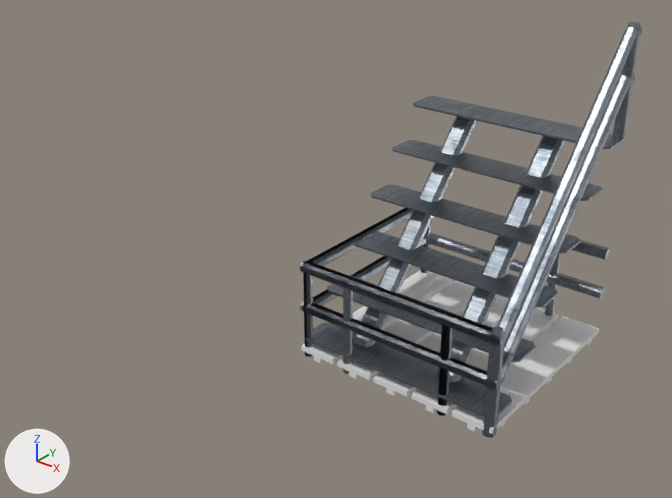
The Blender file BlenderAssets/BuildingParts.blend as it was, and as the next commit left it.
The view is the same before and after, from a camera (50 mm lens) standing at (2.82, -5.51, 4.62) and looking at (-2.23, 0.79, 0.72). Lighting does not change. The marker at lower left points along +X, +Y and +Z.

Script lines for the objects in view, before the commit:
```python
ob_sm_bcatfloor_01 = bpy.data.objects.new('SM_BCatFloor_01', me_cube_002)
ob_sm_bcatfloor_01.location = (0.0, 0.0, 0.0)
ob_sm_bpipe45curve_01 = bpy.data.objects.new('SM_BPipe45Curve_01', me_arc_001)
ob_sm_bpipe45curve_01.location = (0.0, 0.0, 0.0)
ob_sm_bpipecross1_01 = bpy.data.objects.new('SM_BPipeCross1_01', me_cylinder_005)
ob_sm_bpipecross1_01.location = (0.0, 0.0, 0.0)
ob_sm_bpipestraight1_01 = bpy.data.objects.new('SM_BPipeStraight1_01', me_cylinder)
ob_sm_bpipestraight1_01.location = (0.0, 0.0, 0.0)
ob_sm_bsolceil_01 = bpy.data.objects.new('SM_BSolCeil_01', me_cube_011)
ob_sm_bsolceil_01.location = (0.0, 0.0, 0.0)
ob_sm_bsolfloor_01 = bpy.data.objects.new('SM_BSolFloor_01', me_cube_001)
ob_sm_bsolfloor_01.location = (0.0, 0.0, 0.0)
ob_sm_bsolwall0_01 = bpy.data.objects.new('SM_BSolWall0_01', me_cube_004)
ob_sm_bsolwall0_01.location = (0.0, 0.0, 0.0)
ob_sm_bsolwall180_01 = bpy.data.objects.new('SM_BSolWall180_01', me_cube_009)
ob_sm_bsolwall180_01.location = (0.0, 0.0, 0.0)
ob_sm_bsolwall90_01 = bpy.data.objects.new('SM_BSolWall90_01', me_cube_006)
ob_sm_bsolwall90_01.location = (0.0, 0.0, 0.0)
# also in view: 'SM_BCatRail180_01' at (-1.0, 1.0, 0.48); 'SM_BCatRail0_01' at (-1.0, 0.05, 0.48); 'SM_BCatRailPillar' at (-0.05, 0.05, 0.47); 'SM_BCatStairs' at (-1.0, 1.0, 1.02); 'SM_BCatStairsRail' at (-0.05, 1.0, 1.49)
```
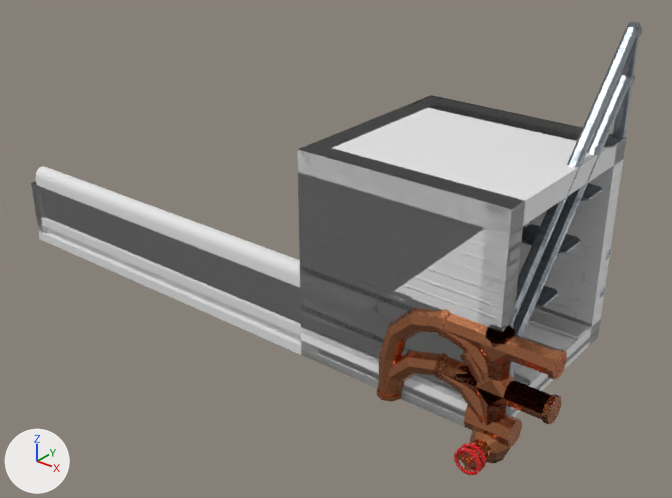
Pixel boxes [x1, y1, x2, y2] of what changed, in the pictures (672 x 498 px):
'SM_BSolCeil_01', shown
    after: [297, 95, 627, 235]
'SM_BSolWall180_01', shown
    after: [302, 95, 626, 416]
'SM_BSolWall0_01', shown
    after: [298, 143, 525, 338]
'FDoorShutterBottom', shown
    after: [31, 166, 464, 417]
'FDoorShutterMid', shown
    after: [31, 183, 466, 402]
'FWoodPallet', shown
    after: [301, 307, 592, 427]
'SM_BPipeCross1_01', shown
    after: [434, 325, 562, 424]
'SM_BSolWall90_01', shown
    after: [299, 95, 523, 353]
'SM_BPipeT1_01', shown
    after: [436, 309, 567, 423]
'SM_BPipeU1_01', shown
    after: [377, 308, 505, 424]
'SM_BPipeU05_01', shown
    after: [378, 350, 484, 423]
'SM_BSolWall1_01', shown
    after: [478, 194, 525, 329]
'SM_BSolFloor_01', shown
    after: [318, 308, 600, 418]
'SM_BPipeT025', shown
    after: [464, 414, 522, 447]
'SM_BPipeValve1_01', shown (brown)
    after: [459, 430, 511, 471]
'SM_BPipeValve3', shown (red)
    after: [454, 439, 490, 475]
'SM_BPipe45Curve_01', shown
    after: [460, 351, 487, 426]
'SM_BPipeStraight1_01', shown
    after: [486, 332, 516, 425]
'SM_BPipeT05_01', shown
    after: [434, 354, 560, 425]
'SM_BPipeValve2_01', shown
    after: [473, 430, 503, 463]
'SMBPipeCornerSmall', shown
    after: [465, 405, 475, 419]
'FDoorShutterRail1', shown
    after: [506, 361, 516, 415]
'SM_BCatStairs', unchanged, covered by the edit
    before: [305, 96, 624, 418]
    after: [414, 97, 624, 408]
'SM_BCatFloor_01', unchanged, covered by the edit
    before: [301, 270, 599, 434]
    after: [323, 329, 599, 418]
'SM_BCatRail180_01', unchanged, covered by the edit
    before: [302, 208, 610, 416]
    after: [304, 248, 610, 353]
'SM_BCatRail0_01', unchanged, covered by the edit
    before: [300, 260, 505, 386]
    after: [300, 268, 412, 352]

The edits, one by one:
Object 'SM_BSolFloor_01' (ob_sm_bsolfloor_01) is now shown.
Object 'SM_BSolWall0_01' (ob_sm_bsolwall0_01) is now shown.
Object 'SM_BSolWall90_01' (ob_sm_bsolwall90_01) is now shown.
Object 'SM_BSolWall180_01' (ob_sm_bsolwall180_01) is now shown.
Object 'SM_BSolCeil_01' (ob_sm_bsolceil_01) is now shown.
Object 'SM_BPipeStraight1_01' (ob_sm_bpipestraight1_01) is now shown.
Object 'SM_BPipe45Curve_01' (ob_sm_bpipe45curve_01) is now shown.
Object 'SM_BPipeCross1_01' (ob_sm_bpipecross1_01) is now shown.
Object 'SM_BPipeT1_01' (ob_sm_bpipet1_01) is now shown.
Object 'SM_BPipeT05_01' (ob_sm_bpipet05_01) is now shown.
Object 'SM_BPipeU05_01' (ob_sm_bpipeu05_01) is now shown.
Object 'SM_BPipeU1_01' (ob_sm_bpipeu1_01) is now shown.
Object 'SMBPipeCornerSmall' (ob_smbpipecornersmall) is now shown.
Object 'SM_BPipeValve1_01' (ob_sm_bpipevalve1_01) is now shown.
Object 'SM_BPipeValve3' (ob_sm_bpipevalve3) is now shown.
Object 'SM_BPipeValve2_01' (ob_sm_bpipevalve2_01) is now shown.
Object 'SM_BSolWall1_01' (ob_sm_bsolwall1_01) is now shown.
Object 'FWoodPallet' (ob_fwoodpallet) is now shown.
Object 'FDoorShutterMid' (ob_fdoorshuttermid) is now shown.
Object 'FDoorShutterBottom' (ob_fdoorshutterbottom) is now shown.
Object 'FDoorShutterRail1' (ob_fdoorshutterrail1) is now shown.
Object 'SM_BPipeT025' (ob_sm_bpipet025) is now shown.
